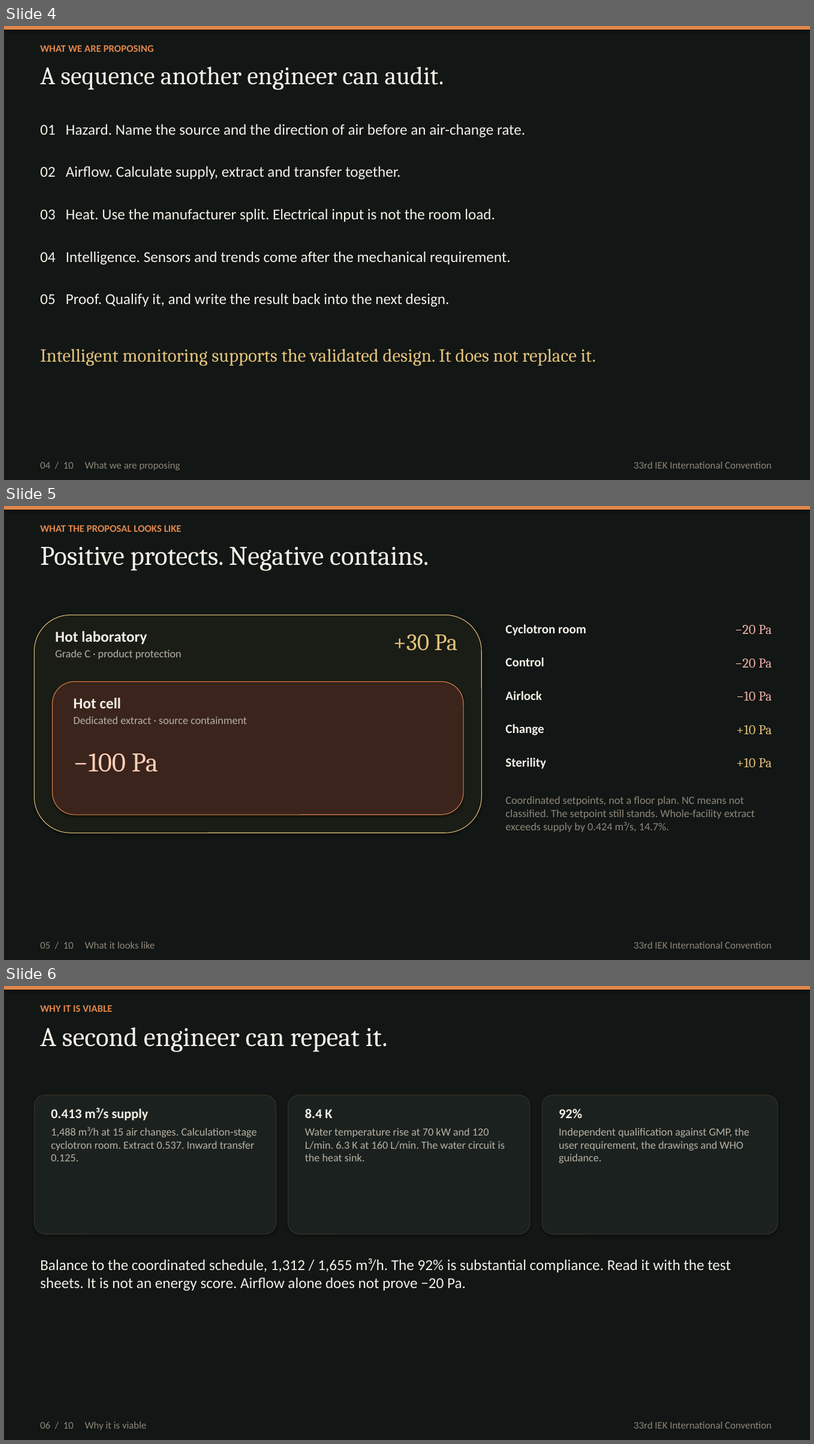
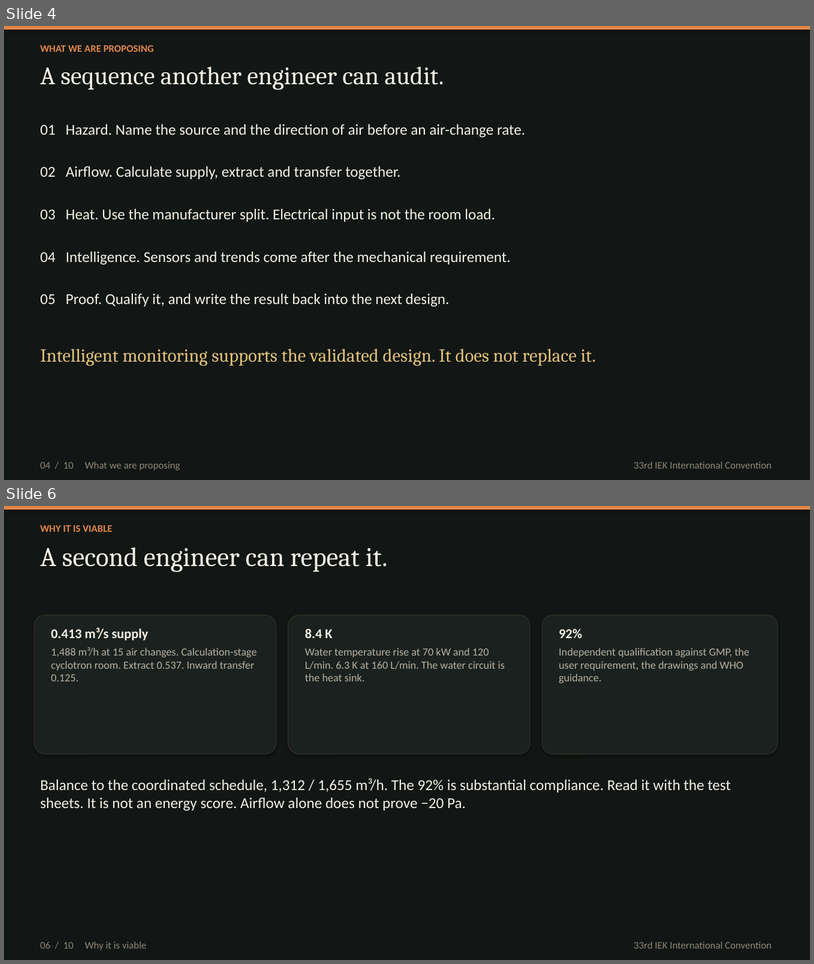
Before and after one commit to kakaijacob/Special-Operations-Schema, a slide deck: iek-talks/IEK_Cyclotron_HVAC_10_slides.pptx. Shown one above the other, each under a label of ours: slides 4, 5 and 6 before the commit, slides 4 and 6 after it; the slides between them are not shown. The pictures are 814x1444 and 814x964 pixels, drawn with LibreOffice and Linux fonts; fonts in the diff are those of the drawing. Boxes give left, top, right and bottom in pixels: in the first picture for what was removed or moved away, otherwise in the second. Text is boxed around its words. In the diff, an @@ line names an element or a change of style, - is before the commit and + after.

```diff
--- a/iek-talks/IEK_Cyclotron_HVAC_10_slides.pptx
+++ b/iek-talks/IEK_Cyclotron_HVAC_10_slides.pptx
@@ slide 5 removed at [4,506,810,960], background #121614 @@
@@ rectangle removed at [4,506,810,510] @@
@@ text removed at [40,525,182,532] @@
-WHAT THE PROPOSAL LOOKS LIKE
@@ text removed at [40,547,429,571] @@
-Positive protects. Negative contains.
@@ rounded rectangle removed at [34,615,482,832] @@
@@ text removed at [55,631,182,659] @@
-Hot laboratory
-Grade C · product protection
@@ text removed at [506,624,587,636] @@
-Cyclotron room
@@ text removed at [735,625,772,634] @@
-−20 Pa
@@ text removed at [393,634,458,651] @@
-+30 Pa
@@ text removed at [506,657,544,666] @@
-Control
@@ text removed at [735,658,772,667] @@
-−20 Pa
@@ rounded rectangle removed at [53,681,464,814] @@
@@ text removed at [74,697,247,724] @@
-Hot cell
-Dedicated extract · source containment
@@ text removed at [506,691,542,700] @@
-Airlock
@@ text removed at [737,691,772,700] @@
-−10 Pa
@@ text removed at [506,724,544,735] @@
-Change
@@ text removed at [737,725,772,734] @@
-+10 Pa
@@ text removed at [74,753,158,772] @@
-−100 Pa
@@ text removed at [506,757,546,769] @@
-Sterility
@@ text removed at [737,758,772,767] @@
-+10 Pa
@@ text removed at [506,796,755,832] @@
-Coordinated setpoints, not a floor plan. NC means not classified. The setpoint still stands. Whole-facility extract exceeds supply by 0.424 m³/s, 14.7%.
@@ text removed at [40,941,155,948] @@
-05 / 10 What it looks like
@@ text removed at [634,941,772,948] @@
-33rd IEK International Convention
```
Also in this commit, not shown: 3 slides changed, 1 slide added, 2 other files.
